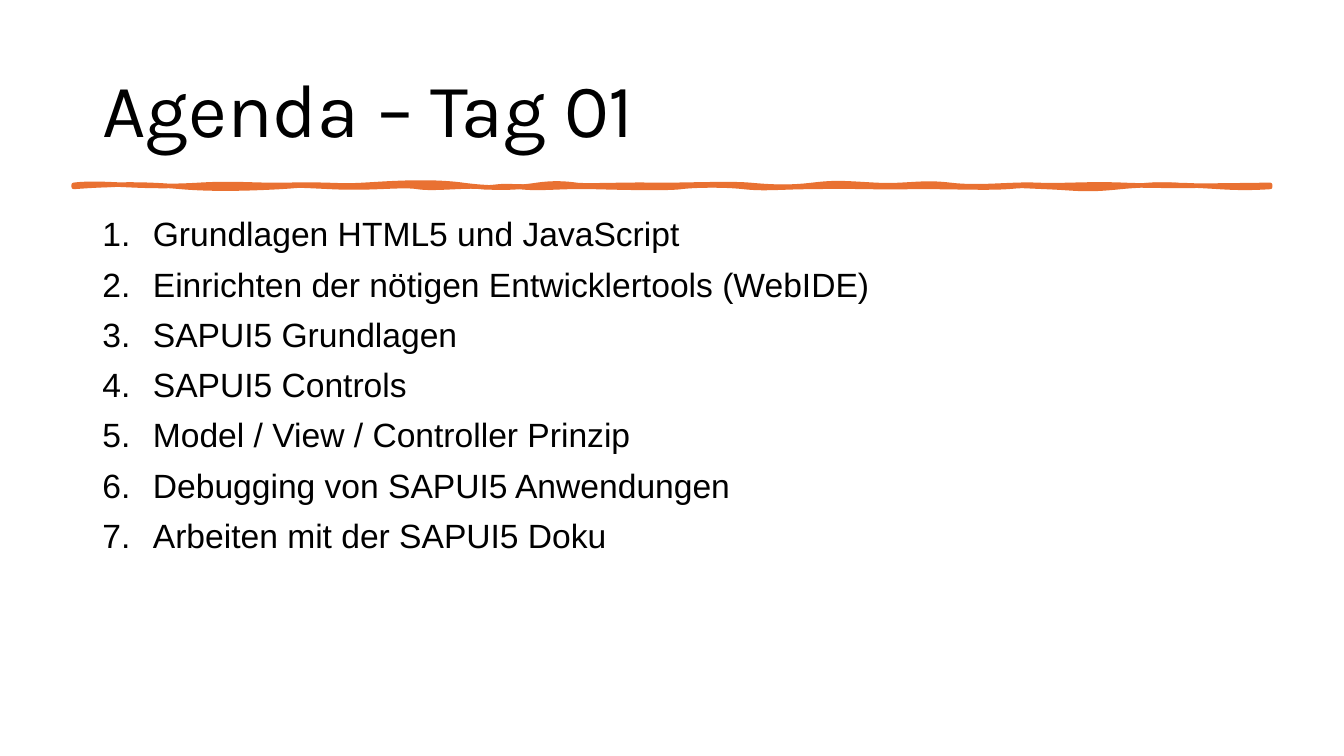
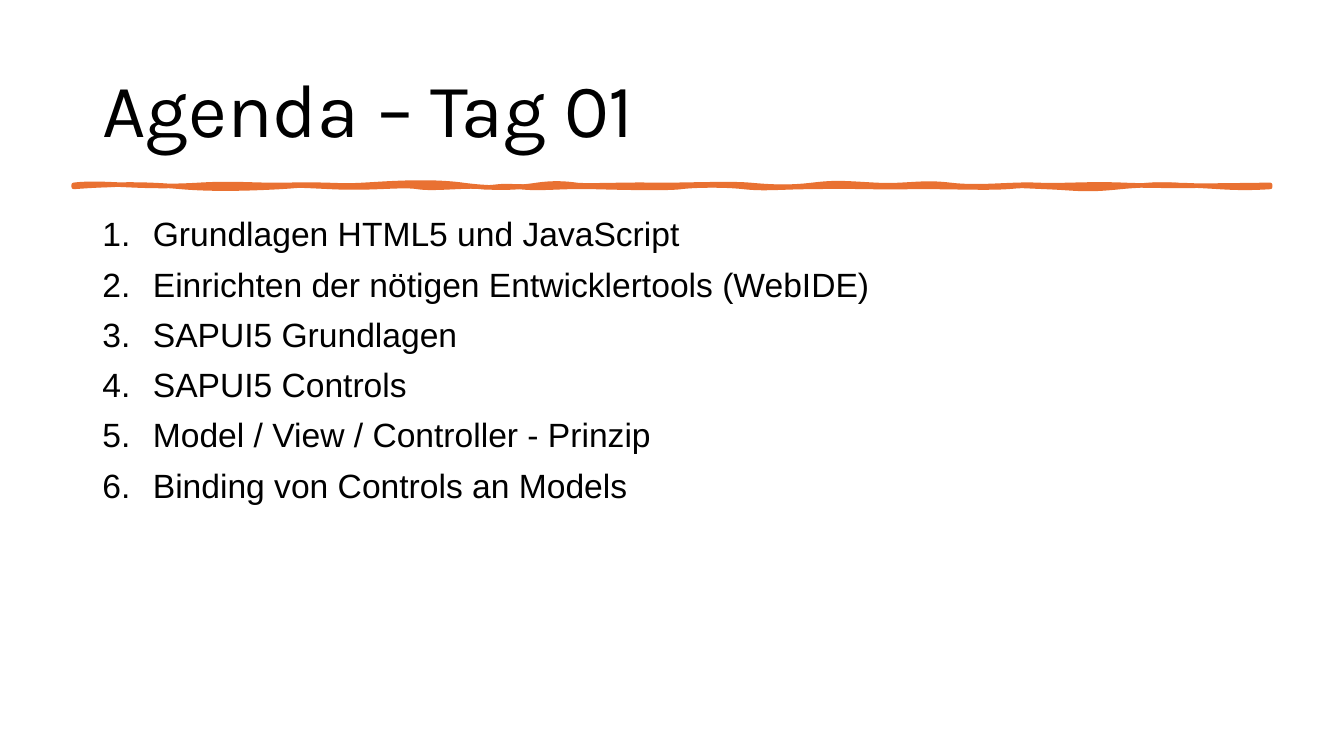
Before and after one commit to MatLange/SAPTraining, a slide deck: slide 2 of Tag01_SAPUI5-Fiori_DE.pptx. Drawn at 1344x756 pixels with LibreOffice and Linux fonts; fonts in the diff are those of the drawing. Boxes give left, top, right and bottom in pixels: in the first picture for what was removed or moved away, otherwise in the second. Text is boxed around its words. In the diff, an @@ line names an element or a change of style, - is before the commit and + after.

```diff
--- a/Tag01_SAPUI5-Fiori_DE.pptx
+++ b/Tag01_SAPUI5-Fiori_DE.pptx
@@ text at [153,422,651,505]: text changed @@
-5. Model / View / Controller Prinzip
-6. Debugging von SAPUI5 Anwendungen
-7. Arbeiten mit der SAPUI5 Doku
+5. Model / View / Controller - Prinzip
+6. Binding von Controls an Models
```
Also in this commit, not shown: 11 other slides changed, 39 slides added, 1 slide removed, 4 other files.
